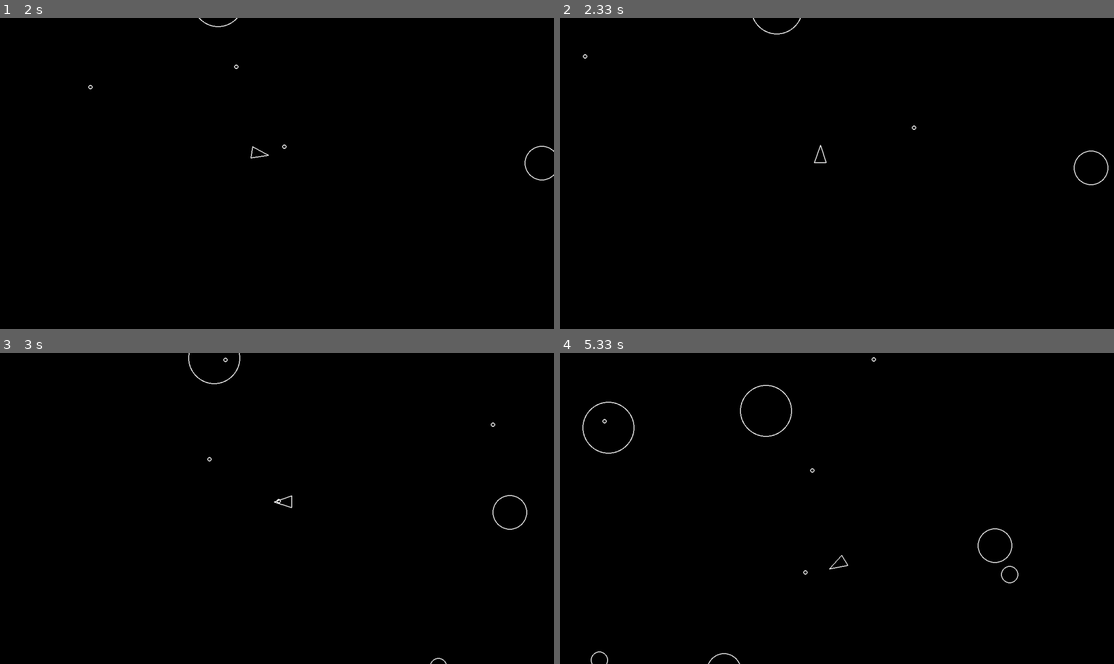
Above: before the commit, frames 1-4 (two rows, left to right).
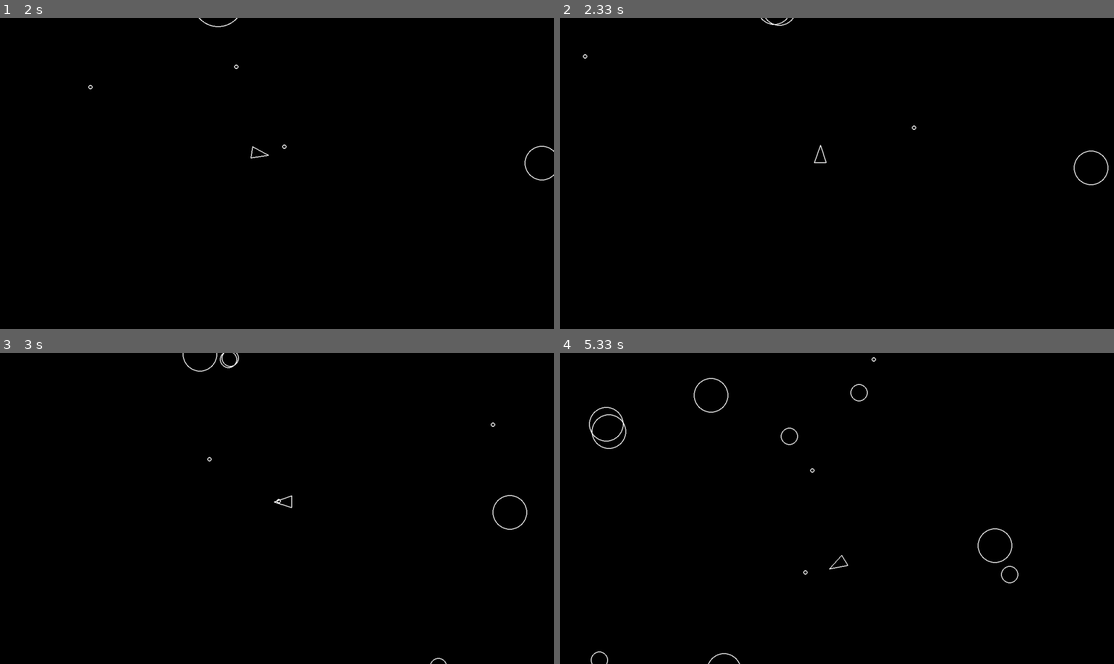
Above: after the commit, the same moments.

Repository: Nick1G/pygame-asteroids
Game: pygame game, started from main.py
The game is run twice, just before and just after one commit, with the same random seed, the same clock (stepped at 60 frames per second) and the same inputs.
Inputs:
- Up to frame 1 (2 s): tap Space at 0.33, 0.73, 1.03, 1.23, 1.57, 1.87 s; hold D 0.67-1.13 s; hold W 1.17-1.47 s; hold D 1.5-1.97 s
- Up to frame 2 (2.33 s): hold A from 2 s (still down); tap Space at 2.07 s
- Up to frame 3 (3 s): tap Space at 2.37, 2.63, 2.97 s; release A at 2.53 s; hold S 2.57-2.87 s; hold A from 2.9 s (still down)
- Up to frame 4 (5.33 s): tap Space at 3.27, 3.4, 3.8, 4.1, 4.47, 4.87, 5.17 s; release A at 3.3 s; hold W 3.33-3.7 s; hold D 3.73-4.37 s; hold S 4.4-4.77 s; hold A 4.8-5.27 s; hold D from 5.3 s (still down)

Frame 1 is identical in both runs. In frame 2, 0.1% of the frame differs, in the area x 34-44%, y 0-6%; in frame 3, 0.2%; in frame 4, 0.6%, in the area x 4-56%, y 7-33%.

Commit message:
Adding asteroid destruction and splitting

Diff:
--- a/asteroid.py
+++ b/asteroid.py
@@ -1,6 +1,8 @@
 import pygame
+import random
 from circleshape import CircleShape
-from constants import LINE_WIDTH
+from constants import LINE_WIDTH, ASTEROID_MIN_RADIUS
+from logger import log_event
 
 class Asteroid(CircleShape):
     def __init__(self, x, y, radius):
@@ -11,3 +13,23 @@
 
     def update(self, dt):
         self.position += self.velocity * dt
+
+    def split(self):
+        self.kill()
+
+        if self.radius <= ASTEROID_MIN_RADIUS:
+            return
+
+        log_event("asteroid_split")
+
+        new_angle = random.uniform(20, 50)
+        first_new_vector = self.velocity.rotate(new_angle)
+        second_new_vector = self.velocity.rotate(-new_angle)
+
+        new_radius = self.radius - ASTEROID_MIN_RADIUS
+
+        first_split_asteroid = Asteroid(self.position[0], self.position[1], new_radius)
+        first_split_asteroid.velocity = first_new_vector * 1.2
+
+        second_split_asteroid = Asteroid(self.position[0], self.position[1], new_radius)
+        second_split_asteroid.velocity = second_new_vector * 1.2
--- a/main.py
+++ b/main.py
@@ -40,13 +40,21 @@
 
         screen.fill("black")
         updatable.update(dt)
+
         for obj in asteroids:
             if obj.collides_with(player):
                 log_event("player_hit")
                 print("Game over!")
                 sys.exit()
+            for shot in shots:
+                if obj.collides_with(shot):
+                    log_event("asteroid_shot")
+                    obj.split()
+                    shot.kill()
+
         for obj in drawable:
             obj.draw(screen)
+
         pygame.display.flip()
 
         dt = clock.tick(60) / 1000
--- a/pyproject.toml
+++ b/pyproject.toml
@@ -1,7 +1,7 @@
 [project]
 name = "asteroids"
 version = "0.1.0"
-description = "Add your description here"
+description = "goob"
 readme = "README.md"
 requires-python = ">=3.13"
 dependencies = [
